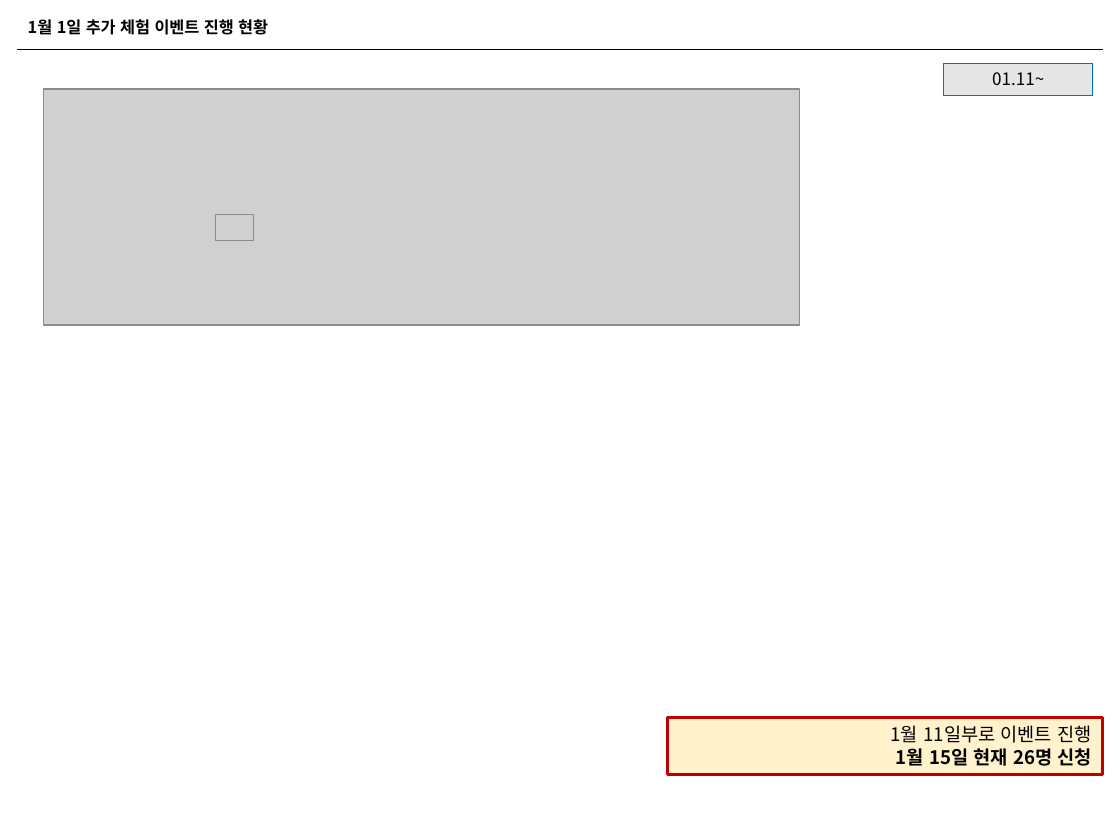
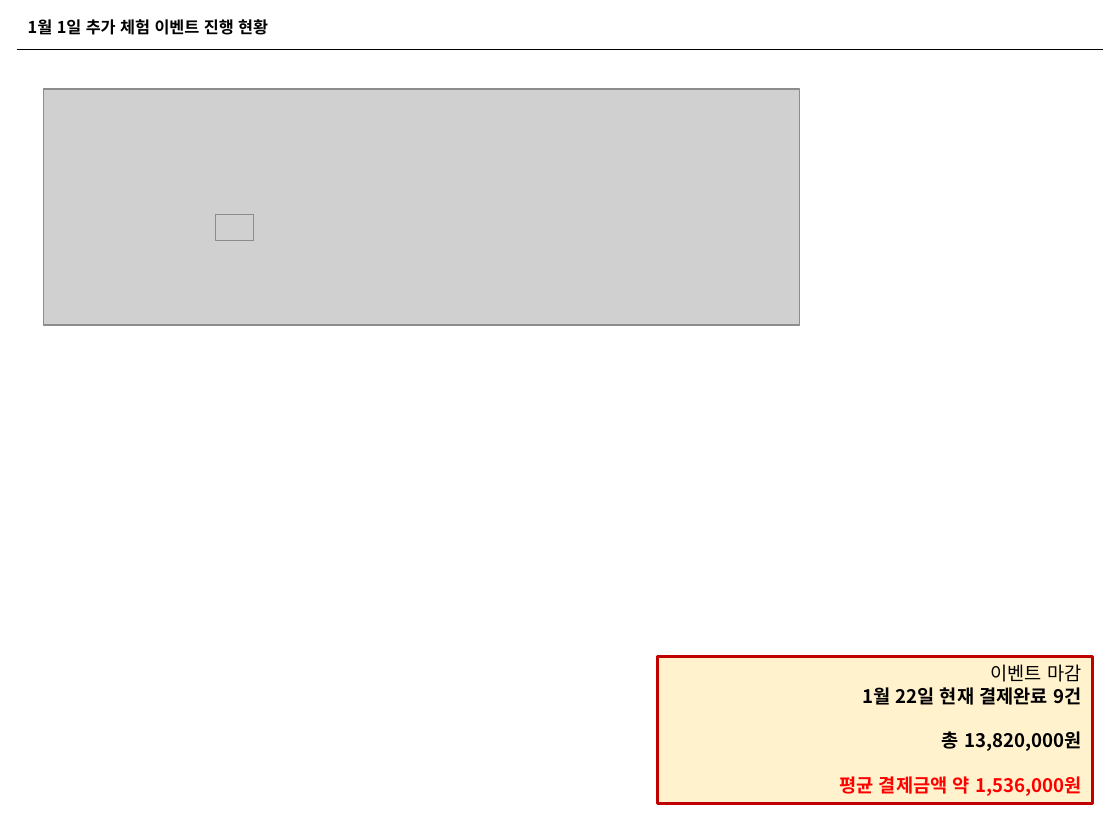
Before and after one commit to naxvinci/marketing, a slide deck: slide 12 of 업무보고0122.pptx (slide 10 before the commit). Drawn at 1120x840 pixels with LibreOffice and Linux fonts; fonts in the diff are those of the drawing; grey boxes stand for pictures. Boxes give left, top, right and bottom in pixels: in the first picture for what was removed or moved away, otherwise in the second. Text is boxed around its words. In the diff, an @@ line names an element or a change of style, - is before the commit and + after.

```diff
--- a/업무보고0122.pptx
+++ b/업무보고0122.pptx
@@ rectangle removed at box(944, 63, 1093, 95) @@
-01.11~
@@ rectangle "이벤트 마감": place and size @@
-rectangle "이벤트 마감" at box(668, 718, 1102, 774)
+rectangle "이벤트 마감" at box(657, 656, 1092, 803)
@@ text in rectangle at box(839, 664, 1082, 796): text changed; bold on @@
-1월 11일부로 이벤트 진행
-1월 15일 현재 26명 신청
+이벤트 마감
+1월 22일 현재 결제완료 9건
+총 13,820,000원
+평균 결제금액 약 1,536,000원
```
Also in this commit, not shown: 9 other slides changed, 3 slides added, 1 slide removed, 1 other file.
